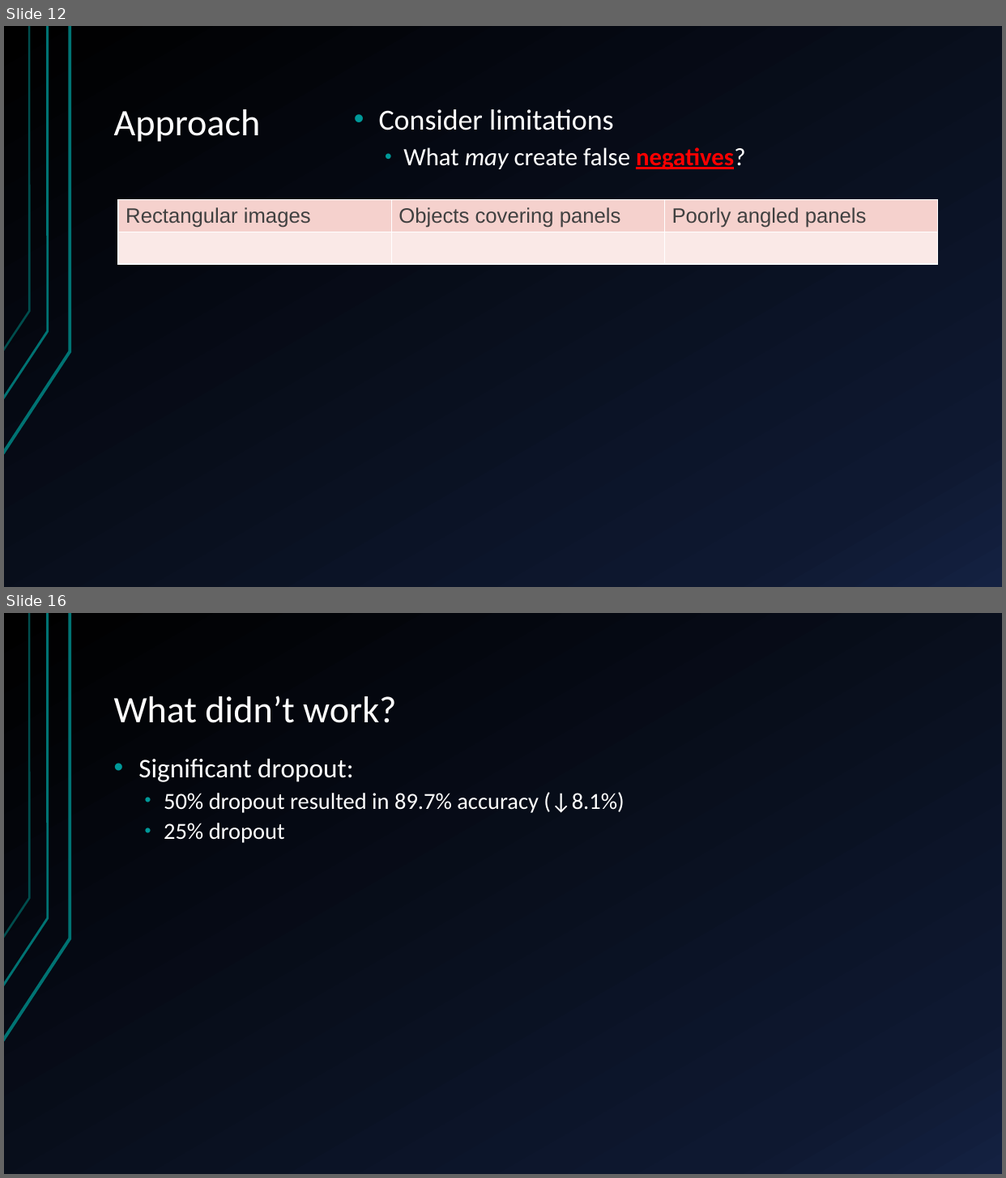
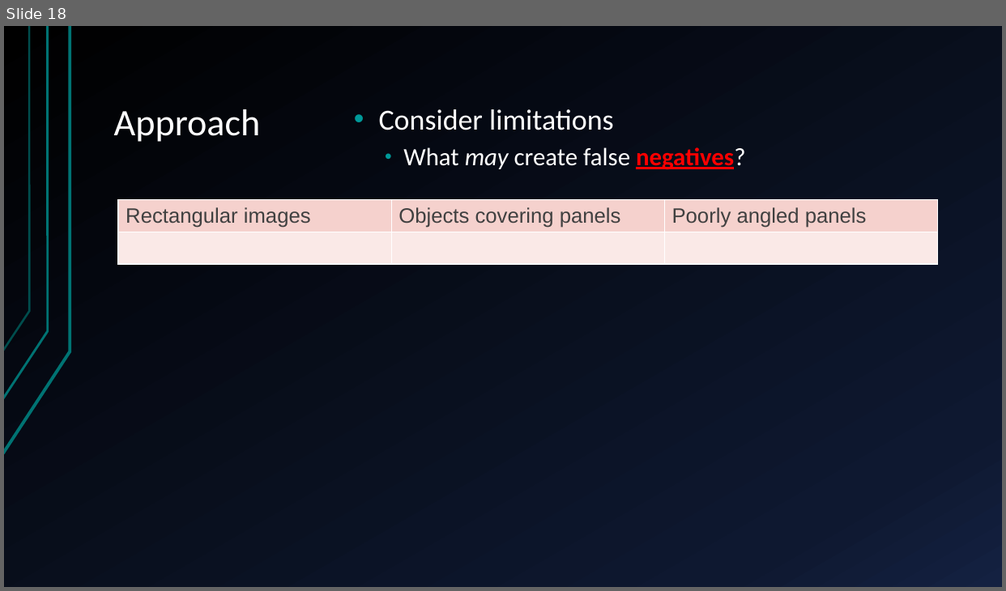
Before and after one commit to sofiary/teamunicornn, a slide deck: Western Power Hack-a-Gig Presentation.pptx. Shown one above the other, each under a label of ours: slides 12 and 16 before the commit, slide 18 after it; the slides between them are not shown. The pictures are 1006x1178 and 1006x591 pixels, drawn with LibreOffice and Linux fonts; fonts in the diff are those of the drawing. Boxes give left, top, right and bottom in pixels: in the first picture for what was removed or moved away, otherwise in the second. Text is boxed around its words. In the diff, an @@ line names an element or a change of style, - is before the commit and + after.

```diff
--- a/Western Power Hack-a-Gig Presentation.pptx
+++ b/Western Power Hack-a-Gig Presentation.pptx
@@ slide 16 removed at (x1=4, y1=613, x2=1002, y2=1174), background gradient #000000 to #0F1931 to #142242; not listed: 3 template elements that a slide beside it also shows @@
@@ title removed at (x1=114, y1=696, x2=396, y2=723) @@
-What didn’t work?
@@ text removed at (x1=138, y1=759, x2=624, y2=843) @@
-• Significant dropout:
-  • 50% dropout resulted in 89.7% accuracy (↓8.1%)
-  • 25% dropout
@@ what was slide 12 is now slide 18 @@
```
Also in this commit, not shown: 8 slides changed, 8 slides added.
